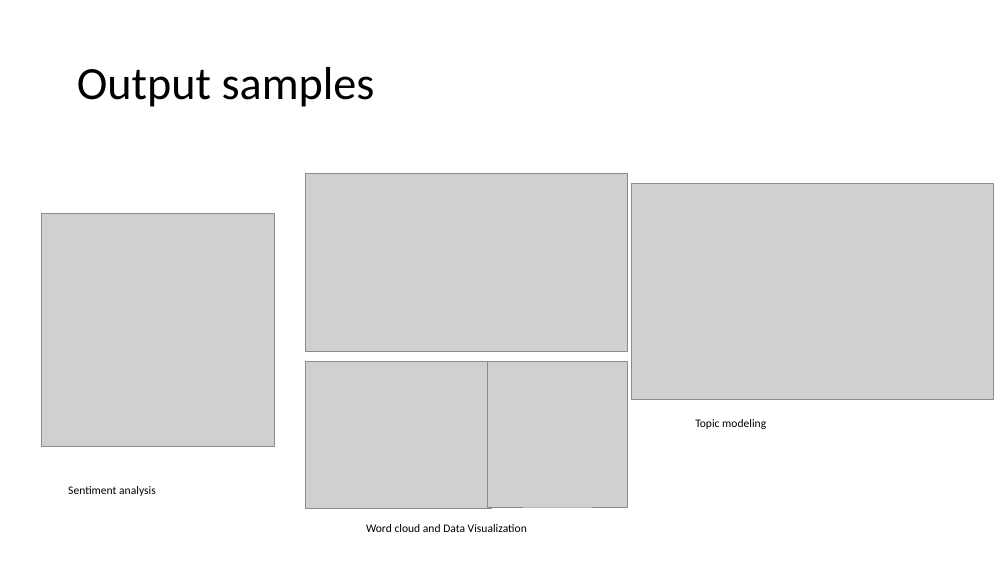
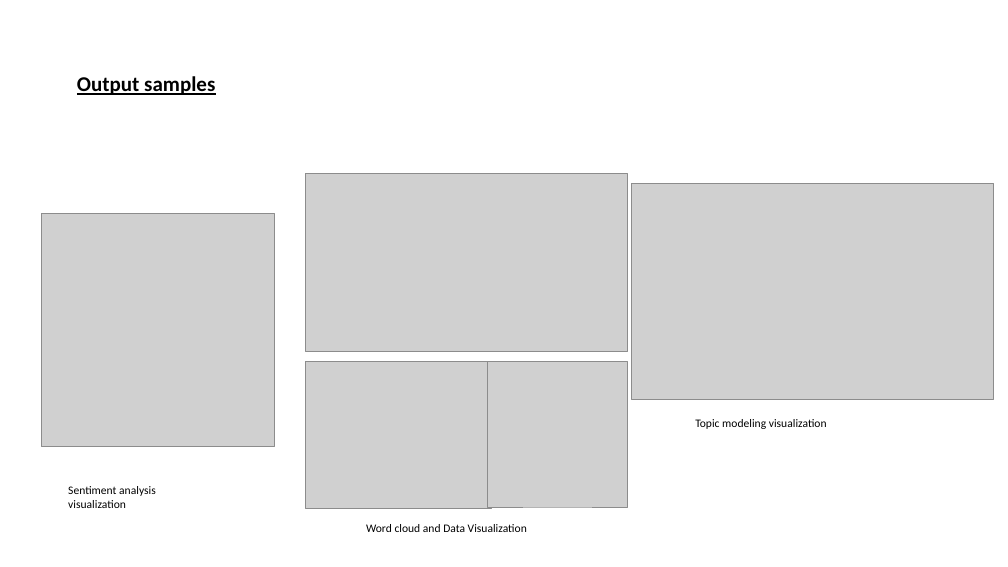
Before and after one commit to ShiviV/DHL-Sentiment-and-Topic-modelling, a slide deck: slide 8 of DHL Approach.pptm (slide 5 before the commit). Drawn at 1008x567 pixels with LibreOffice and Linux fonts; fonts in the diff are those of the drawing; grey boxes stand for pictures. Boxes give left, top, right and bottom in pixels: in the first picture for what was removed or moved away, otherwise in the second. Text is boxed around its words. In the diff, an @@ line names an element or a change of style, - is before the commit and + after.

```diff
--- a/DHL Approach.pptm
+++ b/DHL Approach.pptm
@@ title "Output samples" at (77, 76, 215, 95): size 44 to 20 pt, bold on, underline on @@
@@ text at (695, 419, 827, 429): text changed @@
-Topic modeling
+Topic modeling visualization
@@ text at (68, 486, 156, 508): text changed @@
-Sentiment analysis
+Sentiment analysis visualization
```
Also in this commit, not shown: 5 other slides changed, 3 slides added, 2 slides removed.
